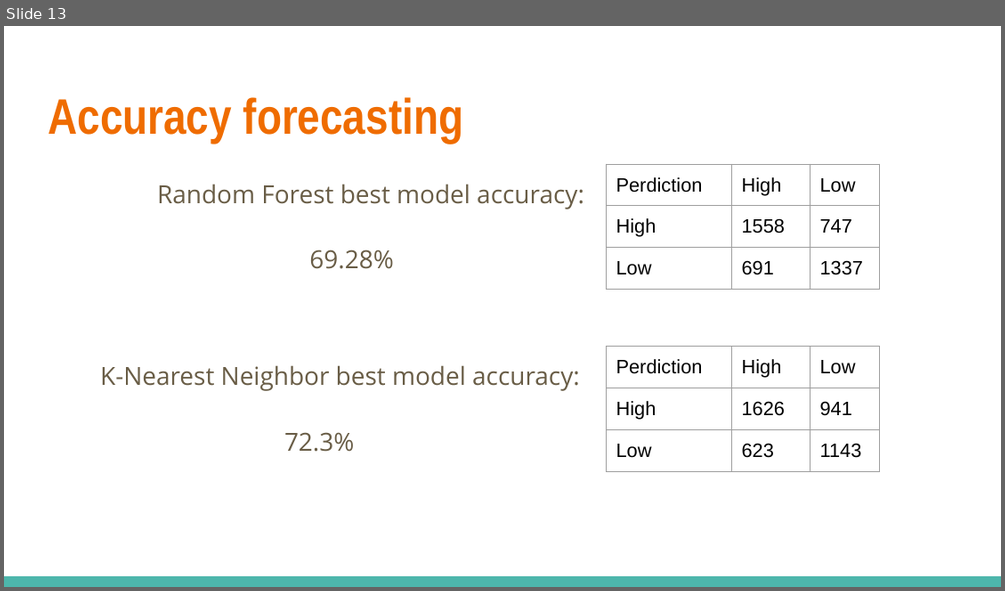
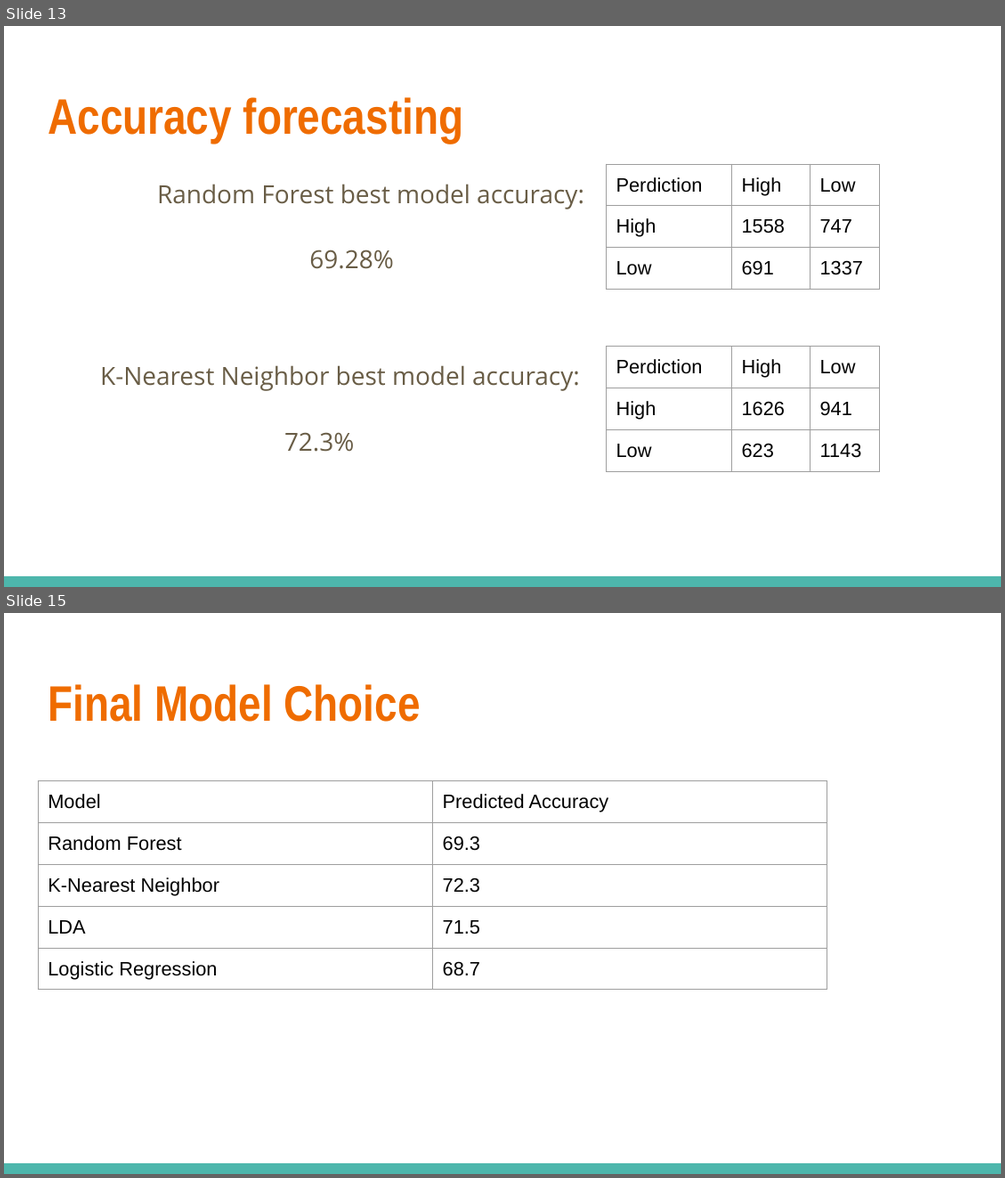
Before and after one commit to hepgon1/summerProject, a slide deck: Anime Predictions.pptx. Shown one above the other, each under a label of ours: slide 13 before the commit, slides 13 and 15 after it; the slides between them are not shown. The pictures are 1005x591 and 1005x1178 pixels, drawn with LibreOffice and Linux fonts; fonts in the diff are those of the drawing. Boxes give left, top, right and bottom in pixels: in the first picture for what was removed or moved away, otherwise in the second. Text is boxed around its words. In the diff, an @@ line names an element or a change of style, - is before the commit and + after.

```diff
--- a/Anime Predictions.pptx
+++ b/Anime Predictions.pptx
@@ slide 15 added at <box>4,613,1001,1174</box>, background #FFFFFF; not listed: 1 template element that a slide beside it also shows @@
@@ title added at <box>48,684,421,722</box>, 36 pt, text #EF6C00, bold @@
+Final Model Choice
@@ table added at <box>38,781,827,1109</box>, 5 rows, 2 columns @@
+Model | Predicted Accuracy
+Random Forest | 69.3
+K-Nearest Neighbor | 72.3
+LDA | 71.5
+Logistic Regression | 68.7
```
Also in this commit, not shown: 6 slides changed, 3 other slides added, 1 slide removed.
